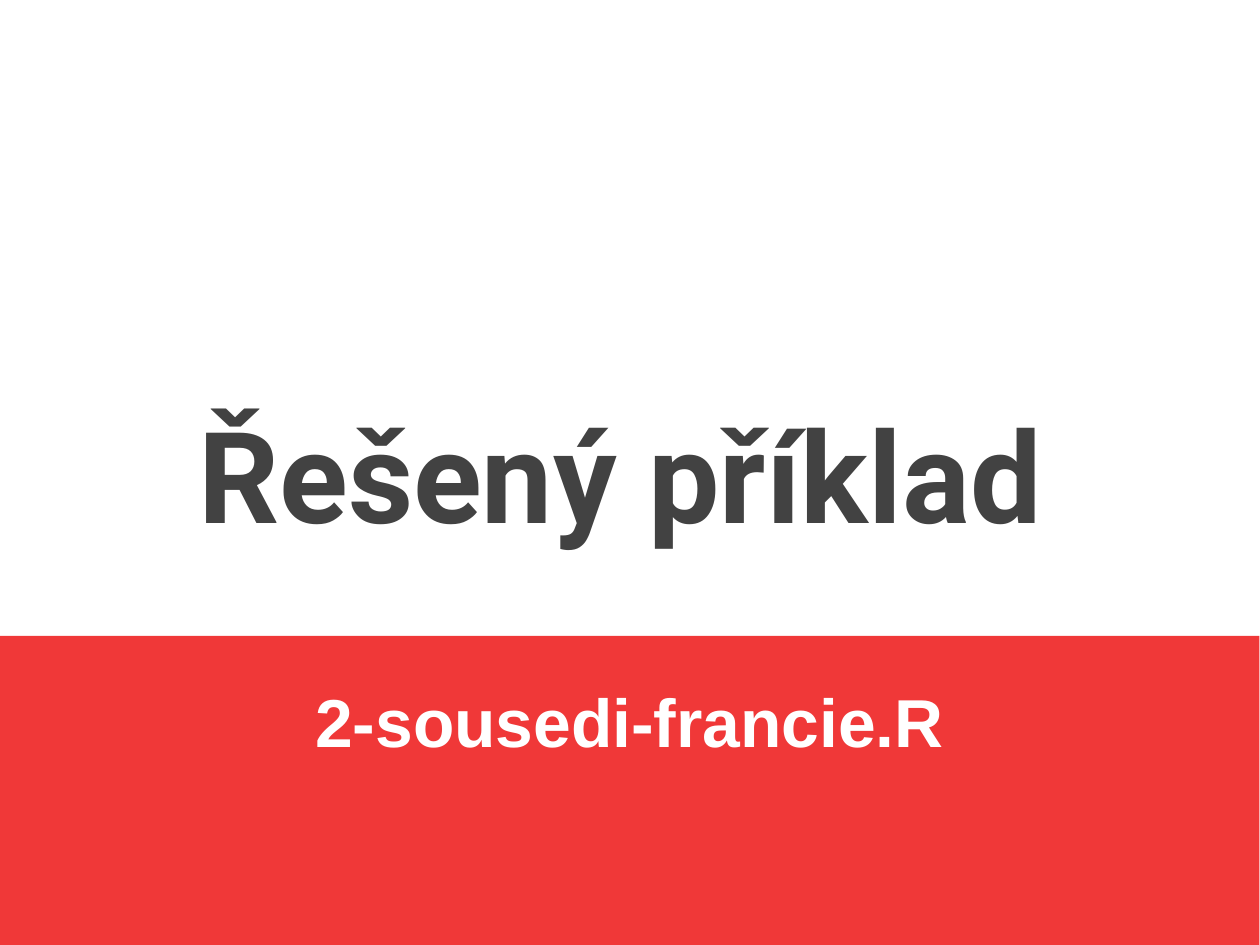
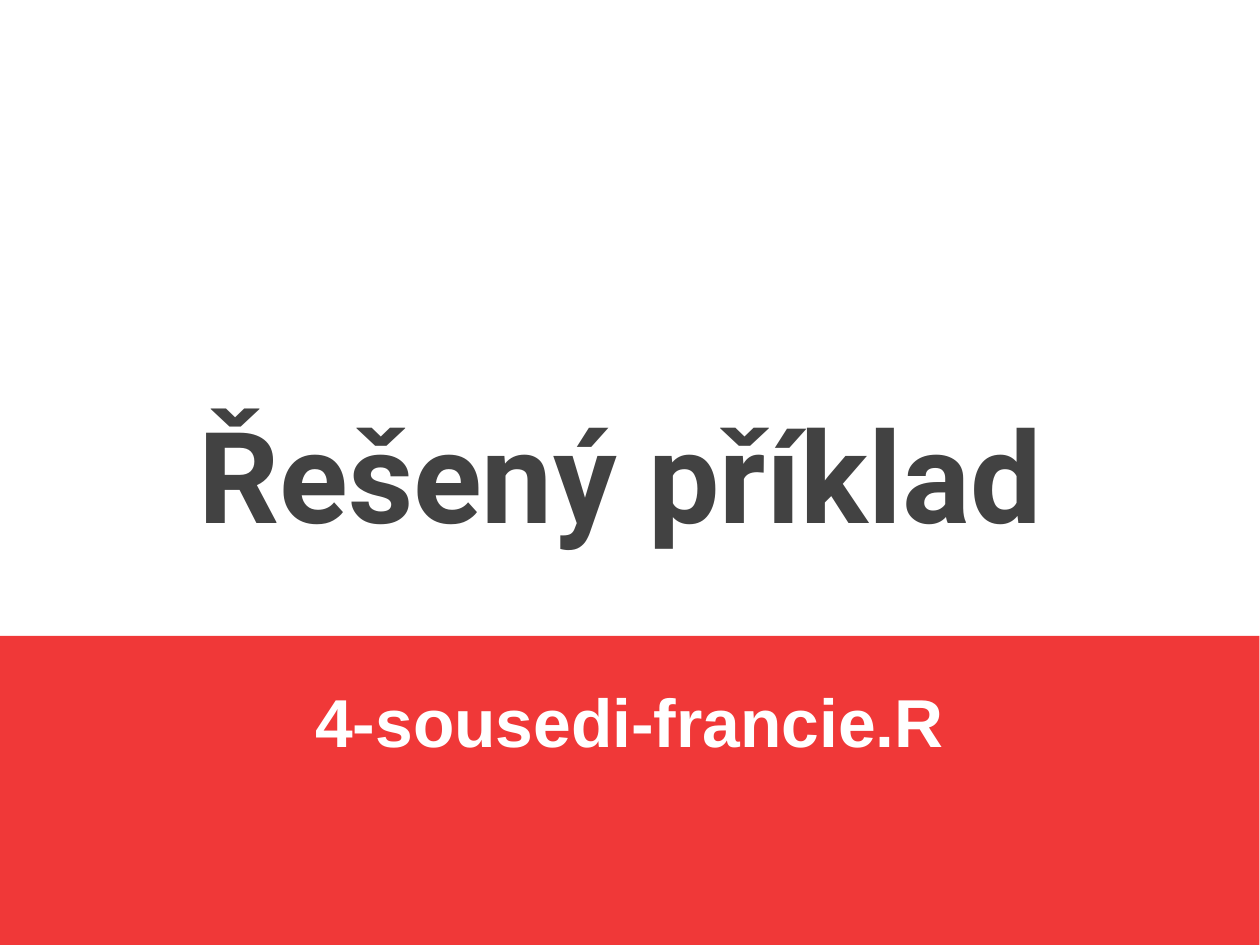
Before and after one commit to jlacko/4EK418, a slide deck: slide 13 of prez/4 - operace mezi objekty.odp. Drawn at 1260x945 pixels with LibreOffice and Linux fonts; fonts in the diff are those of the drawing. Boxes give left, top, right and bottom in pixels: in the first picture for what was removed or moved away, otherwise in the second. Text is boxed around its words. In the diff, an @@ line names an element or a change of style, - is before the commit and + after.

```diff
--- a/prez/4 - operace mezi objekty.odp
+++ b/prez/4 - operace mezi objekty.odp
@@ subtitle at box(315, 698, 943, 748): text changed @@
-2-sousedi-francie.R
+4-sousedi-francie.R
```
Also in this commit, not shown: 5 other slides changed, 59 other files.
